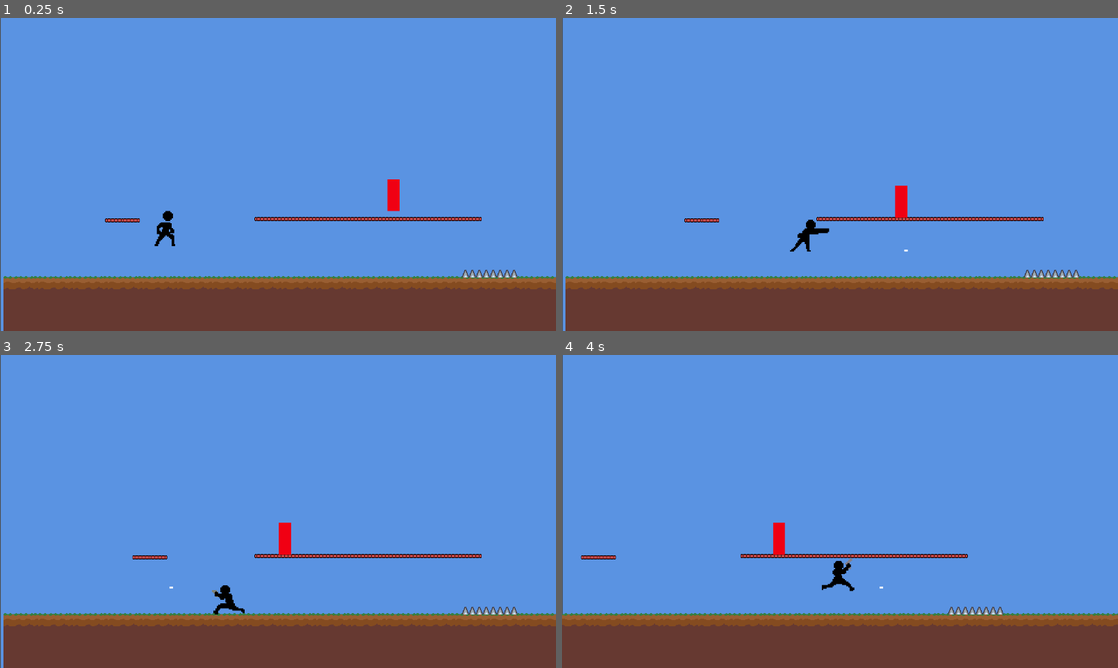
Above: before the commit, frames 1-4 (two rows, left to right).
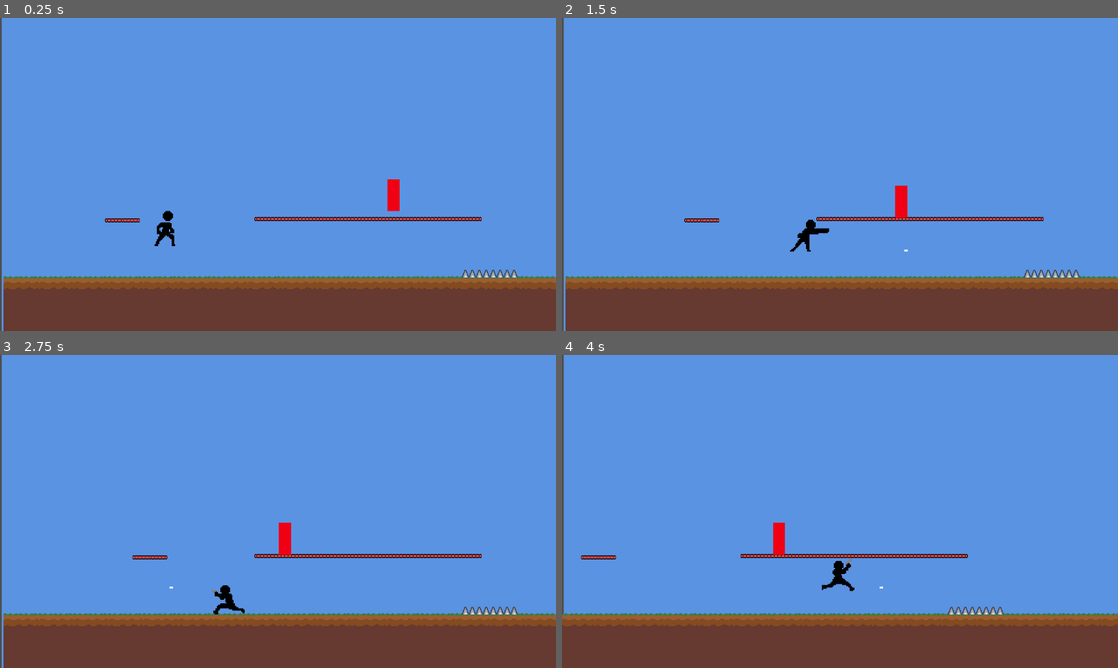
Above: after the commit, the same moments.

Repository: jhonatancunha/godot-game
Game: Godot game, scene res://Levels/level1.tscn
Two runs of this game, one before a commit and one after it. Both use one fixed random seed, a clock stepped at 60 frames per second and the inputs below. This scene is started directly instead of the project's main scene.
Inputs:
- Up to frame 1 (0.25 s): no input
- Up to frame 2 (1.5 s): hold Right (right) from 0.53 s (still down); tap S (fire) at 0.6 s; tap Space (jump) at 0.77 s; tap A (punch) at 1.35 s
- Up to frame 3 (2.75 s): tap Space (jump) at 1.52 s; release Right (right) at 2.03 s; hold Left (left) from 2.03 s (still down); tap S (fire) at 2.1 s
- Up to frame 4 (4 s): release Left (left) at 2.78 s; hold Right (right) from 2.78 s (still down); tap A (punch) at 2.85 s; tap Space (jump) at 3.02, 3.77 s; tap S (fire) at 3.6 s

The runs differ from the first frame. In frame 1, 0.2% of the frame differs, in the area x 0-1%, y 0-100%; in frame 2, 0.2%; in frame 3, 0.2%; in frame 4, 0.2%.

Commit message:
feat: Fazendo jogador tomar dano do inimigo

Diff:
--- a/Enemy/Enemy.gd
+++ b/Enemy/Enemy.gd
@@ -10,7 +10,7 @@
 var is_moving_left: bool = true
 
 # knockback amount when get damage
-var knockback_distance = 40
+var knockback_distance = 60
 
 func _process(delta: float) -> void:
 	move_enemy(delta)
@@ -39,7 +39,3 @@
 			position.x += knockback_distance
 		else:
 			position.x -= knockback_distance
-
-func _on_Player_body_entered(body: Node) -> void:
-	if body.is_in_group("player") and not body.is_attacking:
-		body.take_damage()
--- a/Enemy/Enemy.tscn
+++ b/Enemy/Enemy.tscn
@@ -1,10 +1,13 @@
-[gd_scene load_steps=4 format=3 uid="uid://cb7exhvs2ybjb"]
+[gd_scene load_steps=5 format=3 uid="uid://cb7exhvs2ybjb"]
 
 [ext_resource type="Script" path="res://Enemy/Enemy.gd" id="1_68x04"]
 [ext_resource type="Texture2D" uid="uid://6t8righ6dwh2" path="res://Enemy/enemy.png" id="1_rlmk2"]
 
 [sub_resource type="RectangleShape2D" id="RectangleShape2D_spikd"]
 size = Vector2(16, 42.7442)
+
+[sub_resource type="RectangleShape2D" id="RectangleShape2D_j0hxh"]
+size = Vector2(23, 43)
 
 [node name="CharacterBody2D" type="CharacterBody2D" groups=["enemy"]]
 script = ExtResource("1_68x04")
@@ -26,3 +29,11 @@
 [node name="CollisionShape2D2" type="CollisionShape2D" parent="EnemyArea2D"]
 position = Vector2(0, -5.23256)
 shape = SubResource("RectangleShape2D_spikd")
+
+[node name="AttackArea2D" type="Area2D" parent="." groups=["attack_area"]]
+
+[node name="CollisionShape2D" type="CollisionShape2D" parent="AttackArea2D"]
+position = Vector2(0.5, -5.5)
+shape = SubResource("RectangleShape2D_j0hxh")
+
+[connection signal="area_entered" from="AttackArea2D" to="." method="_on_attack_area_2d_area_entered"]
--- a/Levels/level1.tscn
+++ b/Levels/level1.tscn
@@ -137,7 +137,7 @@
 motion_mirroring = Vector2(1280, 0)
 
 [node name="Sprite2D" type="Sprite2D" parent="ParallaxBackground/Sky"]
-position = Vector2(2, 0)
+position = Vector2(4, 0)
 texture = ExtResource("2_fm5hr")
 centered = false
 
--- a/Player/player.gd
+++ b/Player/player.gd
@@ -22,7 +22,7 @@
 var can_idle = true
 var is_walking = true
 var is_attacking: bool = false
-var health: int = 100  # ou qualquer valor inicial de saúde
+var health: int = 3  # ou qualquer valor inicial de saúde
 
 @onready var animationPlayer = $AnimationPlayer
 @onready var sprite = $Sprite2D
@@ -141,8 +141,11 @@
 		print("damage")
 	if health <= 0:
 		die()
-		# Lógica adicional de tratamento de dano, como verificar se a saúde é menor ou igual a zero e chamar a função die()
 
-func _on_Player_body_entered(body: Node) -> void:
-	if body.is_in_group("enemy"):
+
+
+func _on_damage_area_2d_area_entered(area: Area2D) -> void:
+	if area.is_in_group("attack_area"):
+		print("TOMOU DANO")
+		print(health)
 		take_damage()
--- a/Player/player.tscn
+++ b/Player/player.tscn
@@ -158,6 +158,9 @@
 [sub_resource type="RectangleShape2D" id="RectangleShape2D_m26sl"]
 size = Vector2(25, 20)
 
+[sub_resource type="RectangleShape2D" id="RectangleShape2D_qtu4q"]
+size = Vector2(29, 54)
+
 [node name="Player" type="CharacterBody2D" groups=["player"]]
 script = ExtResource("1_8skvs")
 
@@ -188,4 +191,11 @@
 [node name="Marker2D" type="Marker2D" parent="."]
 position = Vector2(27, -17)
 
+[node name="DamageArea2D" type="Area2D" parent="." groups=["damage_area"]]
+
+[node name="CollisionShape2D" type="CollisionShape2D" parent="DamageArea2D"]
+position = Vector2(-2.5, -2)
+shape = SubResource("RectangleShape2D_qtu4q")
+
 [connection signal="area_entered" from="PunchArea2D" to="." method="_on_punch_area_2d_area_entered"]
+[connection signal="area_entered" from="DamageArea2D" to="." method="_on_damage_area_2d_area_entered"]
Not shown: 1 places in Player/player.tscn that only renumber resources
